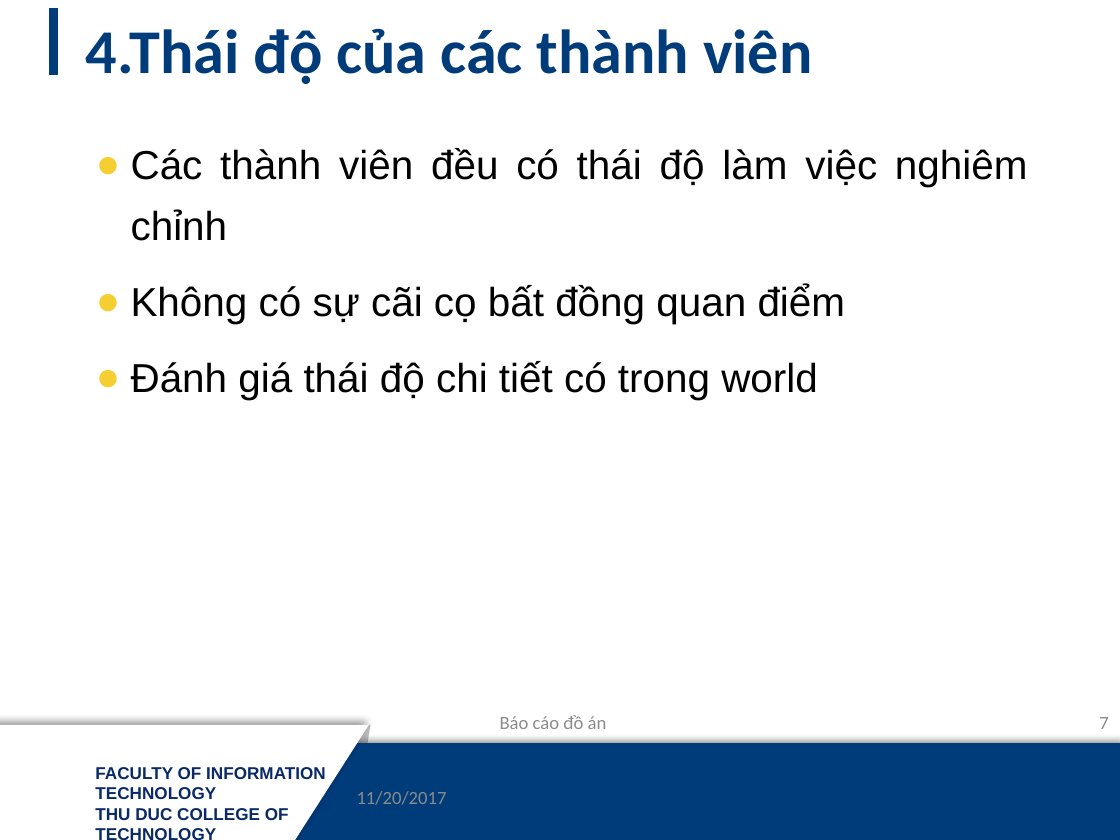
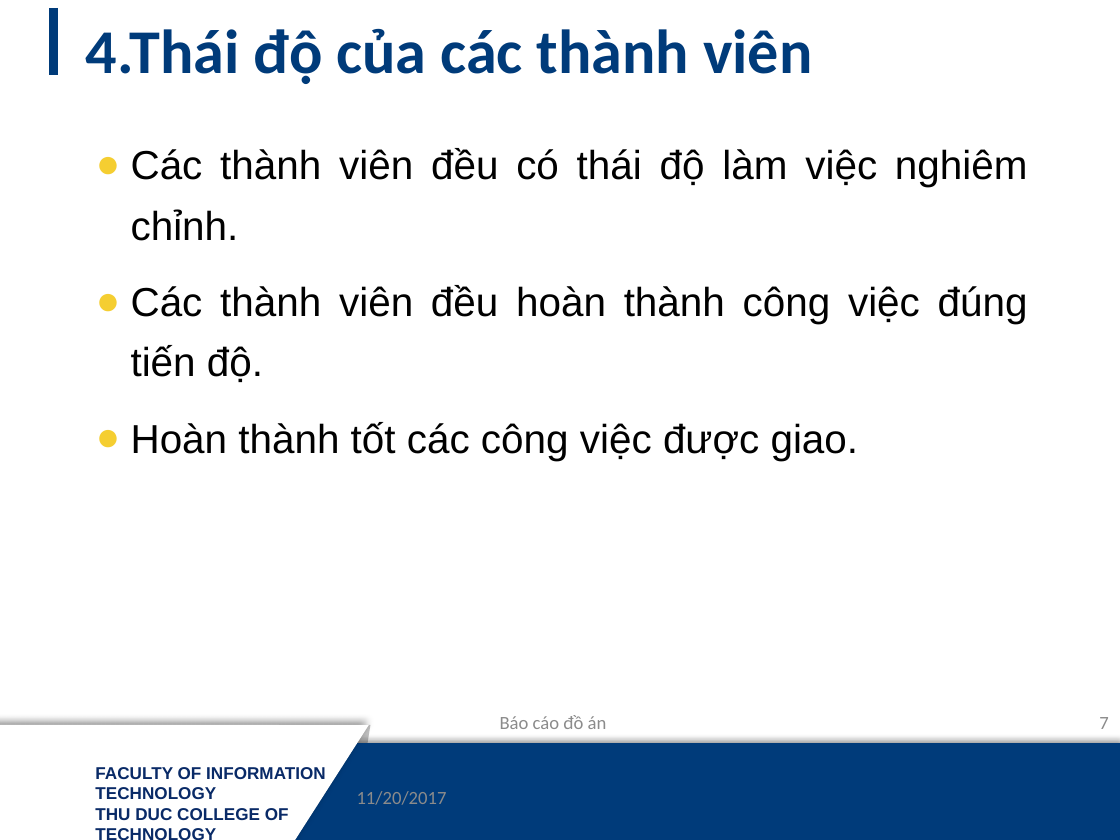
Before and after one commit to mynameissss/NM03_NHOM7, a slide deck: slide 7 of Báo-cáo-đồ-án.pptx. Drawn at 1120x840 pixels with LibreOffice and Linux fonts; fonts in the diff are those of the drawing; background and template pictures are left out. Boxes give left, top, right and bottom in pixels: in the first picture for what was removed or moved away, otherwise in the second. Text is boxed around its words. In the diff, an @@ line names an element or a change of style, - is before the commit and + after.

Commit message:
Chỉnh sửa

```diff
--- a/Báo-cáo-đồ-án.pptx
+++ b/Báo-cáo-đồ-án.pptx
@@ text at (x1=131, y1=148, x2=1028, y2=461): text changed @@
-● Các thành viên đều có thái độ làm việc nghiêm chỉnh
-● Không có sự cãi cọ bất đồng quan điểm
-● Đánh giá thái độ chi tiết có trong world
+● Các thành viên đều có thái độ làm việc nghiêm chỉnh.
+● Các thành viên đều hoàn thành công việc đúng tiến độ.
+● Hoàn thành tốt các công việc được giao.
```
Also in this commit, not shown: 7 other slides changed, 1 slide added, 1 slide removed, 1 other file.
